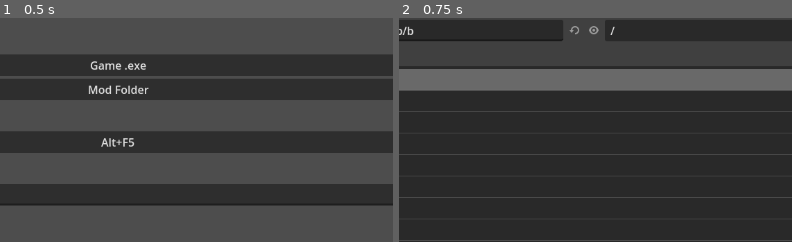
Above: before the commit, frames 1-2 (left to right).
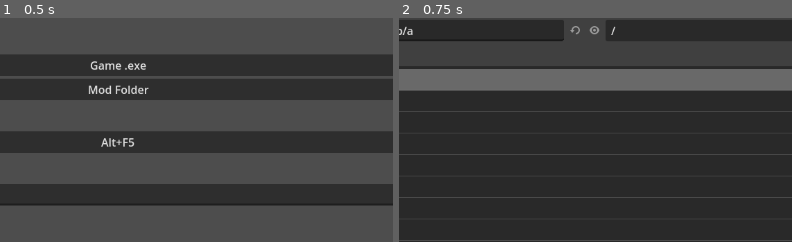
Above: after the commit, the same moments.

Repository: GodotModding/godot-mod-tool
Game: Godot game, scene res://main.tscn
Same seed, same stepped clock (60 frames per second), same inputs: the game is played once before the commit and once after it.
Inputs:
- Up to frame 1 (0.5 s): no input
- Up to frame 2 (0.75 s): click "Game .exe" at 0.5 s
The pictures show only the part of the screen within x 35-85%, y 6-56%; the shares and areas given below are measured in that part.

Frame 1 is identical in both runs. In frame 2, 0.1% of the frame differs, in the area x 2-56%, y 3-10%.

Commit message:
✔ zip mod folder -> run the game

Diff:
--- a/main.gd
+++ b/main.gd
@@ -29,12 +29,13 @@
 		start_game()
 
 func start_game():
-	Utils.zip_folder(data.mod_folder, data.game_folder.path_join(data.game_mod_folder).path_join(str(data.mod_folder_name,".zip")))
-#	OS.shell_open(str(data.game_folder, '/', data.runner_script_name))
+	zip_folder()
+	OS.shell_open(str(data.game_folder, '/', data.runner_script_name))
 
-func copy_folder():
+func zip_folder():
 	if(data.game_folder != '' && data.mod_folder != ''):
-		Utils.copy_directory_recursively(data.mod_folder, str(data.game_folder,'/',data.mod_folder_name))
+		# Create zip folder - in game mod folder - from source mod folder
+		Utils.zip_folder(data.mod_folder, data.game_folder.path_join(data.game_mod_folder).path_join(str(data.mod_folder_name,".zip")))
 	else:
 		print(str('ERROR: missing mod / game folder'))
 
@@ -46,7 +47,6 @@
 func _on_btn_game_folder_pressed():
 	file_dialog.show()
 	current_dialog = 'game'
-
 
 func _on_btn_mod_folder_pressed():
 	file_dialog.show()
@@ -67,10 +67,8 @@
 func _on_file_dialog_dir_selected(dir):
 	handle_file_dialog(dir)
 
-
 func _on_file_dialog_file_selected(path):
 	handle_file_dialog(path)
-
 
 func _on_line_edit_text_changed(new_text):
 	data.runner_script_name = new_text
--- a/main.tscn
+++ b/main.tscn
@@ -26,73 +26,42 @@
 
 [node name="VBoxContainer" type="VBoxContainer" parent="MarginContainer"]
 layout_mode = 2
-offset_left = 25.0
-offset_top = 25.0
-offset_right = 1127.0
-offset_bottom = 623.0
 
 [node name="VBoxContainer" type="VBoxContainer" parent="MarginContainer/VBoxContainer"]
 layout_mode = 2
-offset_right = 1102.0
-offset_bottom = 70.0
 
 [node name="current_game_exe" type="Label" parent="MarginContainer/VBoxContainer/VBoxContainer"]
 layout_mode = 2
-offset_right = 1102.0
-offset_bottom = 26.0
 text = "Game .exe: %GAME_FOLDER_PATH%"
 
 [node name="current_mod_folder" type="Label" parent="MarginContainer/VBoxContainer/VBoxContainer"]
 layout_mode = 2
-offset_top = 30.0
-offset_right = 1102.0
-offset_bottom = 56.0
 text = "Mod Folder: %MOD_FOLDER_PATH%"
 
 [node name="Spacer" type="Control" parent="MarginContainer/VBoxContainer/VBoxContainer"]
 custom_minimum_size = Vector2(0, 10)
 layout_mode = 2
-anchors_preset = 0
-offset_top = 60.0
-offset_right = 1102.0
-offset_bottom = 70.0
 
 [node name="Btn_GameExe" type="Button" parent="MarginContainer/VBoxContainer"]
 layout_mode = 2
-offset_top = 74.0
-offset_right = 1102.0
-offset_bottom = 105.0
 mouse_default_cursor_shape = 2
 text = "Game .exe"
 
 [node name="Btn_ModFolder" type="Button" parent="MarginContainer/VBoxContainer"]
 layout_mode = 2
-offset_top = 109.0
-offset_right = 1102.0
-offset_bottom = 140.0
 mouse_default_cursor_shape = 2
 text = "Mod Folder"
 
 [node name="Spacer2" type="Control" parent="MarginContainer/VBoxContainer"]
 custom_minimum_size = Vector2(0, 10)
 layout_mode = 2
-anchors_preset = 0
-offset_top = 144.0
-offset_right = 1102.0
-offset_bottom = 154.0
 
 [node name="Label" type="Label" parent="MarginContainer/VBoxContainer"]
 layout_mode = 2
-offset_top = 158.0
-offset_right = 1102.0
-offset_bottom = 184.0
 text = "Start Game Key:"
 
 [node name="Btn_StartGameKey" type="Button" parent="MarginContainer/VBoxContainer"]
 layout_mode = 2
-offset_top = 188.0
-offset_right = 1102.0
-offset_bottom = 219.0
 size_flags_horizontal = 3
 mouse_default_cursor_shape = 2
 toggle_mode = true
@@ -102,23 +71,13 @@
 [node name="Spacer3" type="Control" parent="MarginContainer/VBoxContainer"]
 custom_minimum_size = Vector2(0, 10)
 layout_mode = 2
-anchors_preset = 0
-offset_top = 223.0
-offset_right = 1102.0
-offset_bottom = 233.0
 
 [node name="Label2" type="Label" parent="MarginContainer/VBoxContainer"]
 layout_mode = 2
-offset_top = 237.0
-offset_right = 1102.0
-offset_bottom = 263.0
 text = "Runner Script Name:"
 
 [node name="LineEdit" type="LineEdit" parent="MarginContainer/VBoxContainer"]
 layout_mode = 2
-offset_top = 267.0
-offset_right = 1102.0
-offset_bottom = 298.0
 placeholder_text = "runner.cmd"
 
 [node name="FileDialog" type="FileDialog" parent="MarginContainer"]
--- a/utils.gd
+++ b/utils.gd
@@ -1,15 +1,23 @@
 extends Node
 
 func zip_folder(src_path, dst_path):
-	# src_path = C:\Users\Kai\Documents\godot\godot-samples\Brotato\ModLoader\ModLoader\KANAMultiRes
-	# dst_path = C:\Program Files (x86)\Steam\steamapps\common\Brotato\mods\KANAMultiRes.zip
+	var writer = create_writer(dst_path)
+	zip(writer, src_path, dst_path)
+	close_writer(writer)
+
+func create_writer(dst_path):
+	var writer := ZIPPacker.new()
+	writer.open(dst_path) # global path to the zip file
+
+	return writer
+
+func close_writer(writer):
+	return writer.close()
+
+func zip(writer, src_path, dst_path):
 	var zip_name = dst_path.get_file().get_slice('.', 0)
 	var src_path_split = src_path.split(zip_name, true, 1)
 	var zip_path = str(zip_name, src_path_split[1])
-
-	var writer := ZIPPacker.new()
-
-	var err := writer.open(dst_path) # global path to the zip file
 
 	var directory = DirAccess.open(src_path)
 	if(DirAccess.get_open_error() == OK):
@@ -17,51 +25,20 @@
 		var file_name = directory.get_next()
 		while (file_name != "" && file_name != "." && file_name != ".."):
 			if(directory.current_is_dir()):
-				zip_folder(src_path.path_join(file_name), dst_path)
+				zip(writer, src_path.path_join(file_name), dst_path)
 			else:
 				var current_src_file_path = str(src_path, '/', file_name)
-				print("current src_path -> ", current_src_file_path)
+				var file = FileAccess.open(current_src_file_path, FileAccess.READ)
+				var file_length = file.get_length()
+				var file_content = file.get_buffer(file_length)
+
+
 				var current_zip_file_path = str(zip_path, '/', file_name)
-				print("writing to .zip -> ", current_zip_file_path)
 				writer.start_file(current_zip_file_path) # path inside the zip file
-				var file = FileAccess.open(current_src_file_path, FileAccess.READ)
-				var file_content = file.get_as_text()
-				writer.write_file(file_content.to_utf8_buffer())
+				writer.write_file(file_content)
+				writer.close_file()
 
-				writer.close_file()
 			file_name = directory.get_next()
-
-	writer.close()
-
-func write_zip_file():
-	var writer := ZIPPacker.new()
-	var err := writer.open("data.game_folder.path_join(data.game_mod_folder)")
-	if err != OK:
-		return err
-
-	writer.start_file("hello.txt")
-	writer.write_file("Hello World".to_utf8_buffer())
-	writer.close_file()
-
-	writer.close()
-	return OK
-
-# func by https://www.reddit.com/user/Rubonnek/ - https://www.reddit.com/r/godot/comments/qtre01/comment/hklrc64/?utm_source=share&utm_medium=web2x&context=3
-func copy_directory_recursively(p_from : String, p_to : String) -> void:
-	if not DirAccess.dir_exists_absolute(p_to):
-		DirAccess.make_dir_recursive_absolute(p_to)
-	var directory = DirAccess.open(p_from)
-	if DirAccess.get_open_error() == OK:
-		directory.list_dir_begin()
-		var file_name = directory.get_next()
-		while (file_name != "" && file_name != "." && file_name != ".."):
-			if directory.current_is_dir():
-				copy_directory_recursively(p_from + "/" + file_name, p_to + "/" + file_name)
-			else:
-				directory.copy(p_from + "/" + file_name, p_to + "/" + file_name)
-			file_name = directory.get_next()
-	else:
-		push_warning("Error copying " + p_from + " to " + p_to)
 
 func file_save(content, path):
 	var file = FileAccess.open(path, FileAccess.WRITE)
